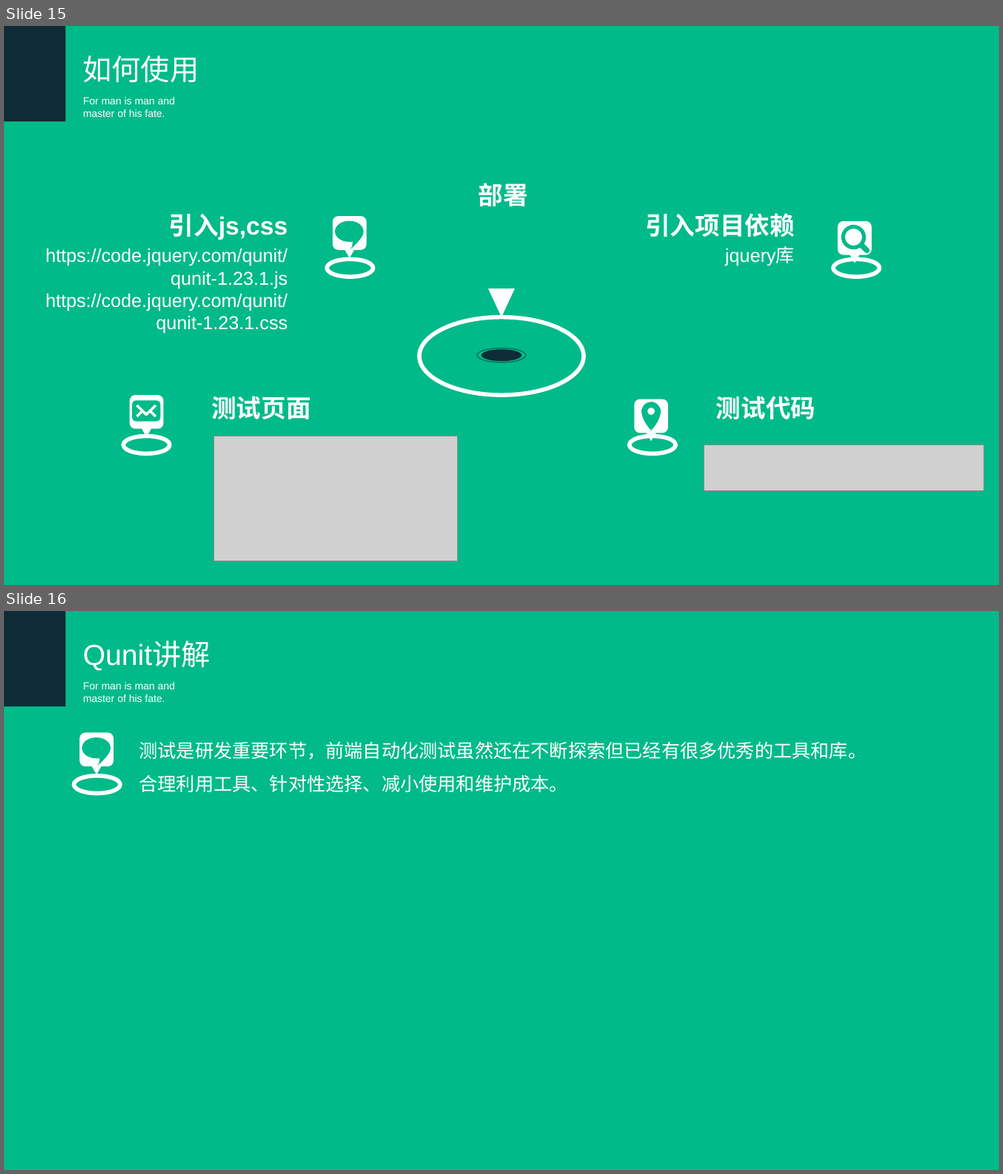
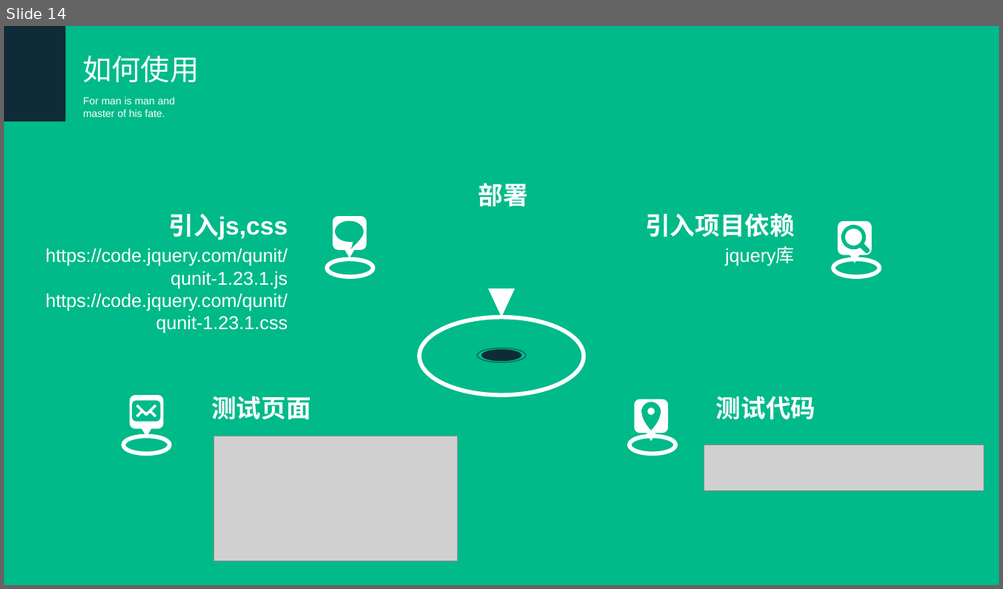
Before and after one commit to hanangjie/play, a slide deck: share/TDT/测试驱动开发.ppt. Shown one above the other, each under a label of ours: slides 15 and 16 before the commit, slide 14 after it. The pictures are 1003x1174 and 1003x589 pixels, drawn with LibreOffice and Linux fonts; fonts in the diff are those of the drawing; grey boxes stand for pictures. Boxes give left, top, right and bottom in pixels: in the first picture for what was removed or moved away, otherwise in the second. Text is boxed around its words. In the diff, an @@ line names an element or a change of style, - is before the commit and + after.

```diff
--- a/share/TDT/测试驱动开发.ppt
+++ b/share/TDT/测试驱动开发.ppt
@@ slide 16 removed at [4, 611, 999, 1170], background #00BA89 @@
@@ rectangle removed at [4, 611, 66, 706] @@
@@ text removed at [83, 642, 210, 671] @@
-Qunit讲解
@@ text removed at [83, 682, 175, 702] @@
-For man is man and master of his fate.
@@ freeform shape removed at [79, 732, 113, 775] @@
@@ freeform shape removed at [82, 738, 110, 766] @@
@@ text removed at [139, 741, 867, 792] @@
-测试是研发重要环节，前端自动化测试虽然还在不断探索但已经有很多优秀的工具和库。
-合理利用工具、针对性选择、减小使用和维护成本。
@@ ellipse removed at [74, 776, 120, 794] @@
@@ what was slide 15 is now slide 14 @@
```
Also in this commit, not shown: 2 slides changed, 2 slides added, 2 other slides removed, 4 other files.
